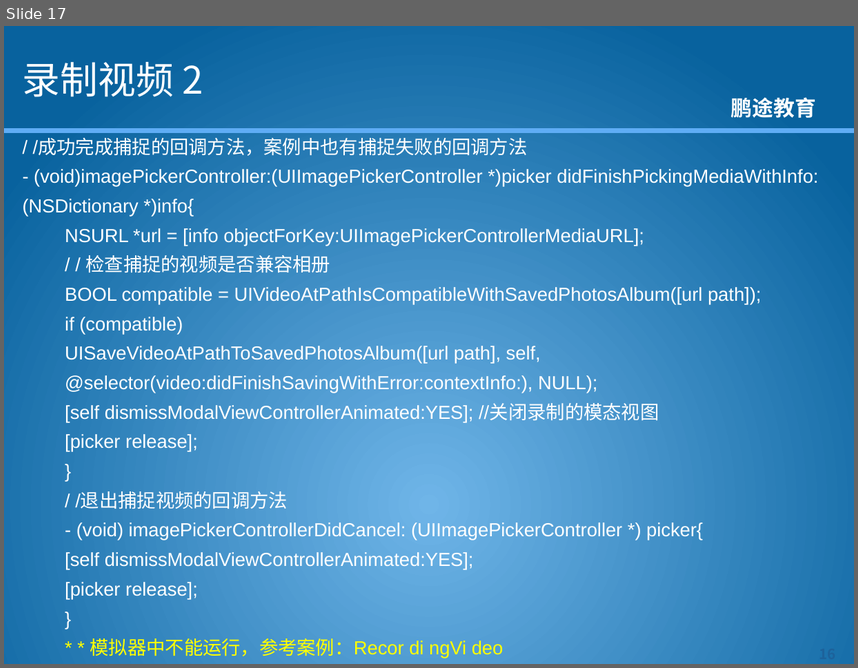
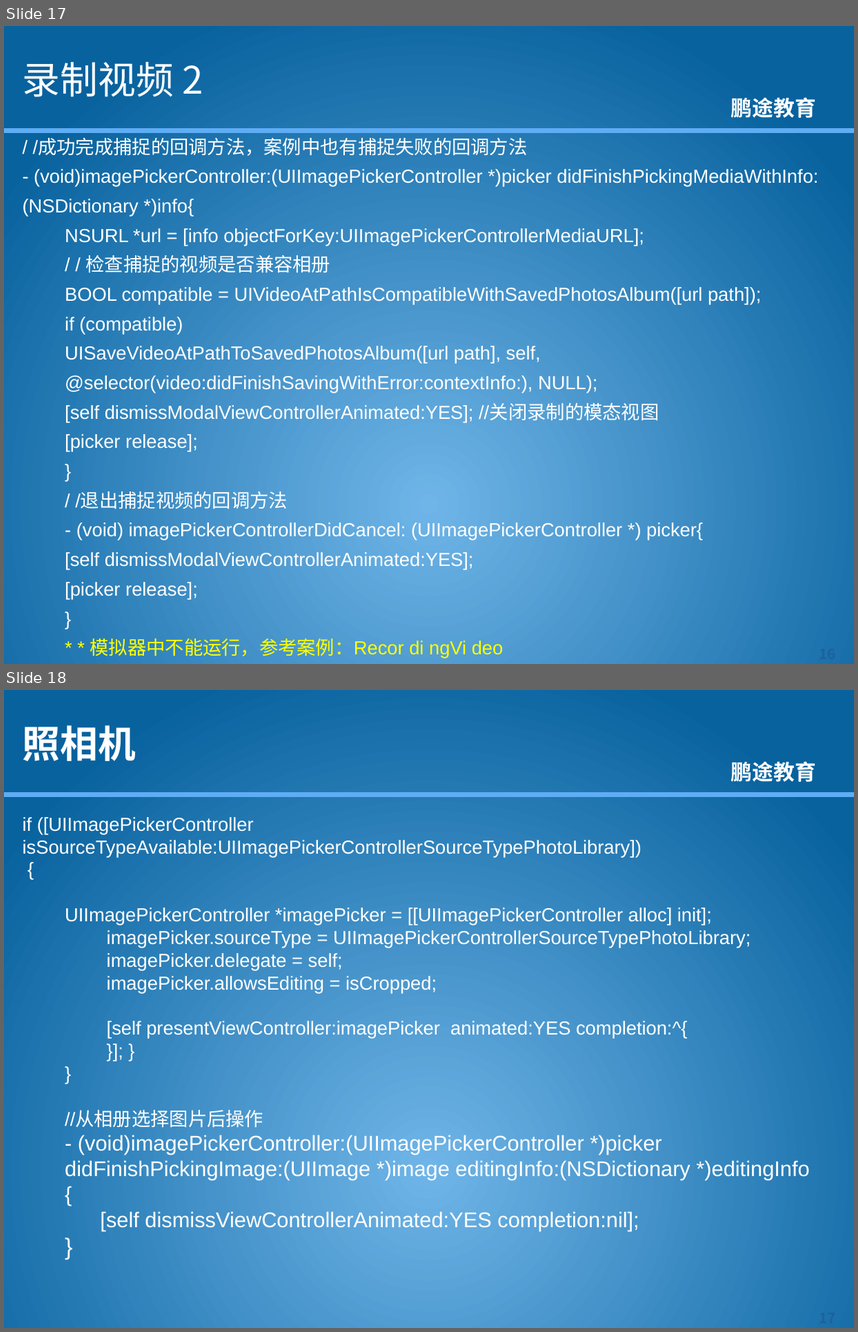
Before and after one commit to kkdmh77/gjh_baoche, a slide deck: 资料/课件/IPhone开发教程15-音频&视频&照相机开发.pptx. Shown one above the other, each under a label of ours: slide 17 before the commit, slides 17 and 18 after it. The pictures are 858x668 and 858x1332 pixels, drawn with LibreOffice and Linux fonts; fonts in the diff are those of the drawing; background and template pictures are left out. Boxes give left, top, right and bottom in pixels: in the first picture for what was removed or moved away, otherwise in the second. Text is boxed around its words. In the diff, an @@ line names an element or a change of style, - is before the commit and + after.

```diff
--- a/资料/课件/IPhone开发教程15-音频&视频&照相机开发.pptx
+++ b/资料/课件/IPhone开发教程15-音频&视频&照相机开发.pptx
@@ slide 18 added at (x1=4, y1=690, x2=854, y2=1328), background picture (left out); not listed: 2 template elements that a slide beside it also shows @@
@@ title added at (x1=23, y1=725, x2=136, y2=761), 32 pt, text #FFFFFF, bold @@
+照相机
@@ text added at (x1=23, y1=817, x2=809, y2=1230), 16 pt, text #FFFFFF @@
+if ([UIImagePickerController isSourceTypeAvailable:UIImagePickerControllerSourceTypePhotoLibrary])
+{
+  UIImagePickerController *imagePicker = [[UIImagePickerController alloc] init];
+imagePicker.sourceType = UIImagePickerControllerSourceTypePhotoLibrary;
+imagePicker.delegate = self;
+imagePicker.allowsEditing = isCropped;
+[self presentViewController:imagePicker animated:YES completion:^{
+}]; }
+}
+//从相册选择图片后操作
+- (void)imagePickerController:(UIImagePickerController *)picker didFinishPickingImage:(UIImage *)image editingInfo:(NSDictionary *)editingInfo
+{
+[self dismissViewControllerAnimated:YES completion:nil];
+}
@@ page number added at (x1=791, y1=1303, x2=854, y2=1328), 12 pt, text #1D629B, bold @@
+17
```
Also in this commit, not shown: 2 slides changed, 29 other files.
